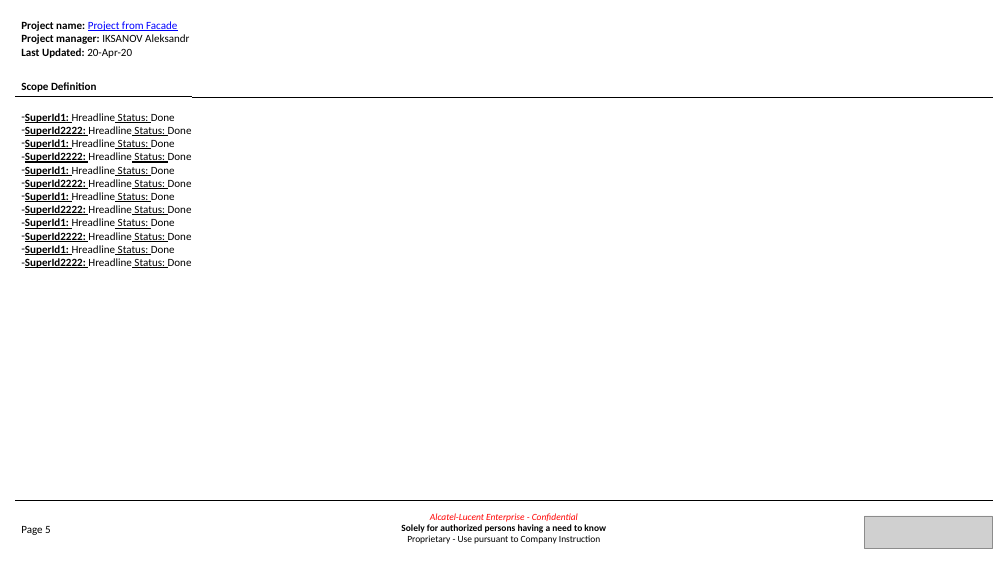
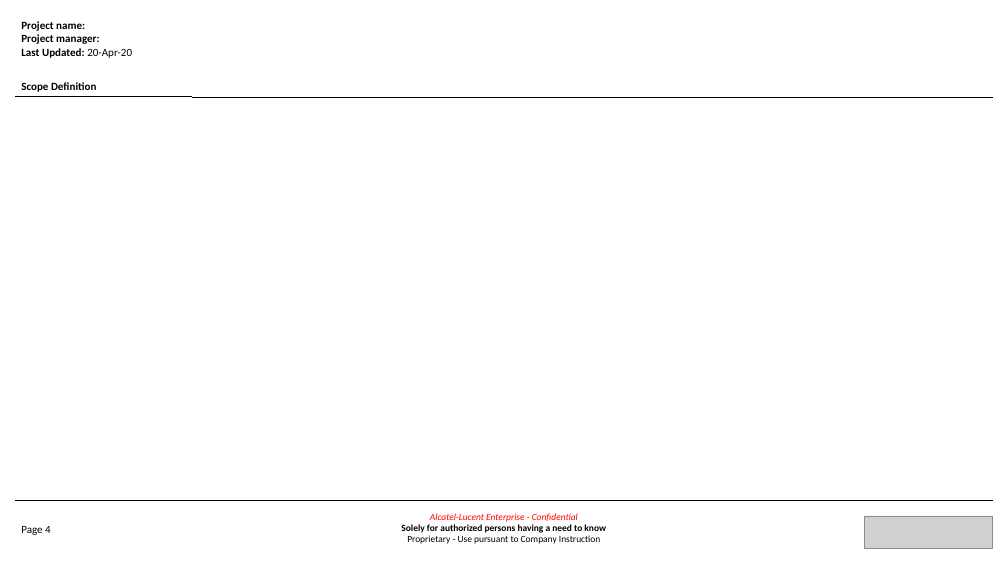
Before and after one commit to TheDiamondDoge/management_board_file_processors, a slide deck: slide 4 of html-to-ppt/createMultipageIndicatorsPpt.pptx (slide 5 before the commit). Drawn at 1008x567 pixels with LibreOffice and Linux fonts; fonts in the diff are those of the drawing; grey boxes stand for pictures. Boxes give left, top, right and bottom in pixels: in the first picture for what was removed or moved away, otherwise in the second. Text is boxed around its words. In the diff, an @@ line names an element or a change of style, - is before the commit and + after.

```diff
--- a/html-to-ppt/createMultipageIndicatorsPpt.pptx
+++ b/html-to-ppt/createMultipageIndicatorsPpt.pptx
@@ text at (x1=21, y1=21, x2=132, y2=58): text changed; bold on @@
-Project name: Project from Facade
-Project manager: IKSANOV Aleksandr
-Last Updated: 20-Apr-20
+Project name:
+Project manager:
+Last Updated: 20-Apr-20
@@ text removed at (x1=25, y1=113, x2=192, y2=268) @@
-– SuperId1: Hreadline Status: Done
-– SuperId2222: Hreadline Status: Done
-– SuperId1: Hreadline Status: Done
-– SuperId2222: Hreadline Status: Done
-– SuperId1: Hreadline Status: Done
-– SuperId2222: Hreadline Status: Done
-– SuperId1: Hreadline Status: Done
-– SuperId2222: Hreadline Status: Done
-– SuperId1: Hreadline Status: Done
-– SuperId2222: Hreadline Status: Done
-– SuperId1: Hreadline Status: Done
-– SuperId2222: Hreadline Status: Done
@@ text at (x1=21, y1=526, x2=51, y2=535): text changed @@
-Page 5
+Page 4
```
Also in this commit, not shown: 4 other slides changed, 2 slides removed, 9 other files.
